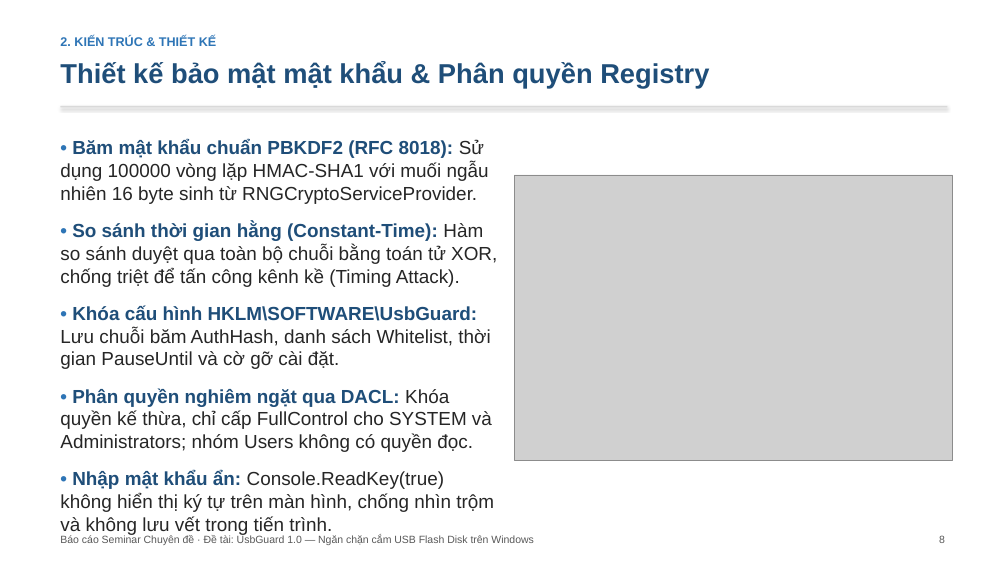
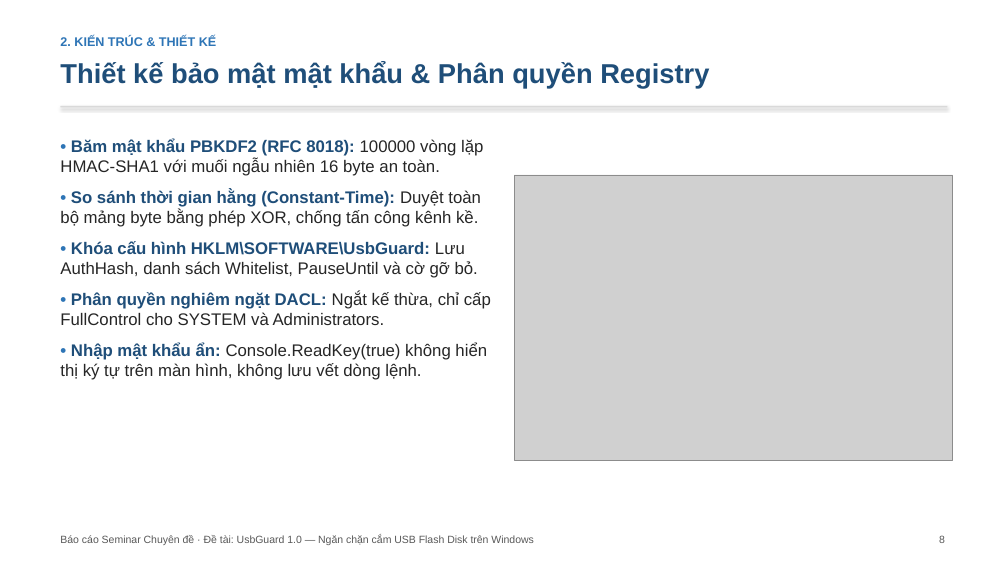
Before and after one commit to hungphamwp/usbguard, a slide deck: slide 8 of slide/SLIDE-UsbGuard.pptx. Drawn at 1008x567 pixels with LibreOffice and Linux fonts; fonts in the diff are those of the drawing; grey boxes stand for pictures. Boxes give left, top, right and bottom in pixels: in the first picture for what was removed or moved away, otherwise in the second. Text is boxed around its words. In the diff, an @@ line names an element or a change of style, - is before the commit and + after.

```diff
--- a/slide/SLIDE-UsbGuard.pptx
+++ b/slide/SLIDE-UsbGuard.pptx
@@ text at [60,139,491,380]: text changed; size 18 to 16 pt @@
-• Băm mật khẩu chuẩn PBKDF2 (RFC 8018): Sử dụng 100000 vòng lặp HMAC-SHA1 với muối ngẫu nhiên 16 byte sinh từ RNGCryptoServiceProvider.
-• So sánh thời gian hằng (Constant-Time): Hàm so sánh duyệt qua toàn bộ chuỗi bằng toán tử XOR, chống triệt để tấn công kênh kề (Timing Attack).
-• Khóa cấu hình HKLM\SOFTWARE\UsbGuard: Lưu chuỗi băm AuthHash, danh sách Whitelist, thời gian PauseUntil và cờ gỡ cài đặt.
-• Phân quyền nghiêm ngặt qua DACL: Khóa quyền kế thừa, chỉ cấp FullControl cho SYSTEM và Administrators; nhóm Users không có quyền đọc.
-• Nhập mật khẩu ẩn: Console.ReadKey(true) không hiển thị ký tự trên màn hình, chống nhìn trộm và không lưu vết trong tiến trình.
+• Băm mật khẩu PBKDF2 (RFC 8018): 100000 vòng lặp HMAC-SHA1 với muối ngẫu nhiên 16 byte an toàn.
+• So sánh thời gian hằng (Constant-Time): Duyệt toàn bộ mảng byte bằng phép XOR, chống tấn công kênh kề.
+• Khóa cấu hình HKLM\SOFTWARE\UsbGuard: Lưu AuthHash, danh sách Whitelist, PauseUntil và cờ gỡ bỏ.
+• Phân quyền nghiêm ngặt DACL: Ngắt kế thừa, chỉ cấp FullControl cho SYSTEM và Administrators.
+• Nhập mật khẩu ẩn: Console.ReadKey(true) không hiển thị ký tự trên màn hình, không lưu vết dòng lệnh.
```
Also in this commit, not shown: 14 other slides changed, 11 other files.
